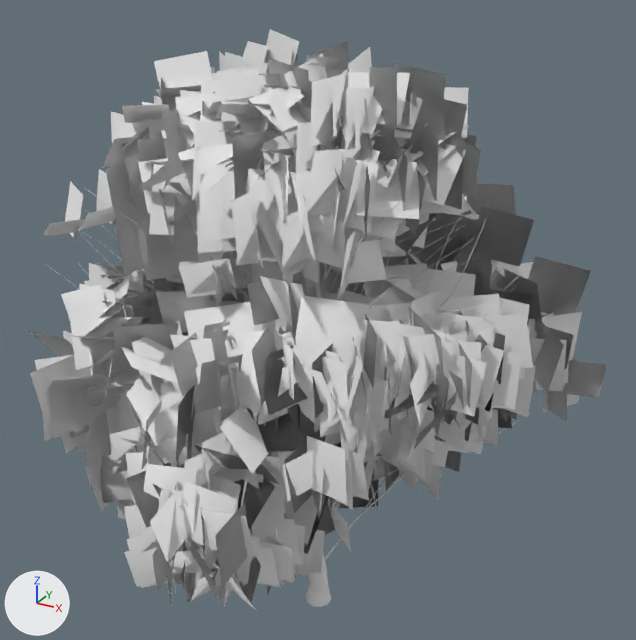
Two versions of the FBX model unity/Assets/Art/Trees/birch/tree_birch_s1_a30.fbx, one commit apart.
Camera for both pictures: a camera (50 mm lens) standing at (7.78, -14.18, 13.88) and looking at (-0.39, 0.68, 6.45). The lights are fixed; the arrows at lower left show +X, +Y and +Z. The older version comes first. Where no turn or scale is listed for an object, it has been applied to the vertices.

Objects in the first picture: 'tree_birch_s1_a30_branches', 'tree_birch_s1_a30_leaves'.
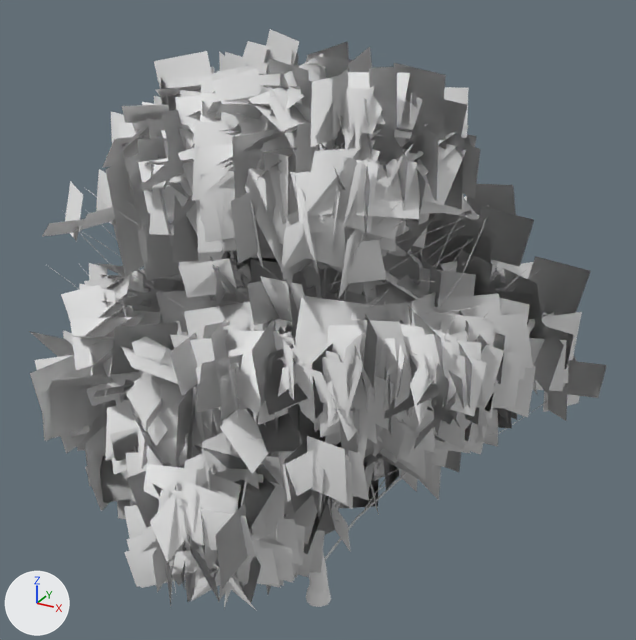
Boxes (x1, y1, x2, y2) around the edits, measured in the pictures (636 x 640 px):
part 1 of me_tree_birch_s1_a30_leaves, deleted (mostly hidden)
    before: (167, 148, 374, 508)
part 2 of me_tree_birch_s1_a30_leaves, built on (mostly hidden)
    before: (320, 265, 325, 272)
    after: (105, 123, 546, 461)

Diff of the bpy script that builds the scene:
```diff
--- a/unity/Assets/Art/Trees/birch/tree_birch_s1_a30.fbx.py
+++ b/unity/Assets/Art/Trees/birch/tree_birch_s1_a30.fbx.py
@@ me_tree_birch_s1_a30_leaves @@
 # used by ob_tree_birch_s1_a30_leaves; location = (0.0, 0.0, 0.0)
-me_tree_birch_s1_a30_leaves.from_pydata(...)  # 7880 vertices, 1970 faces; spans x -6.19..4.84, y -4.92..5.51, z 1.59..12.22
+me_tree_birch_s1_a30_leaves.from_pydata(...)  # 8224 vertices, 2056 faces; spans x -6.19..4.84, y -4.92..5.51, z 1.59..12.22
+# me_tree_birch_s1_a30_leaves part 1: 26 loose pieces with 104 vertices, spanning x -2.93..2.59, y -1.96..2.28, z 2.6..10.62, are deleted
+# me_tree_birch_s1_a30_leaves part 2: 16 vertices removed from x -0.83..1.6, y -0.87..1.01, z 6.02..10.77; 464 vertices added at x -4.28..3.77, y -3.49..4.23, z 4.37..11.41
+# other edits to the shape of me_tree_birch_s1_a30_leaves do not show in these pictures
```
